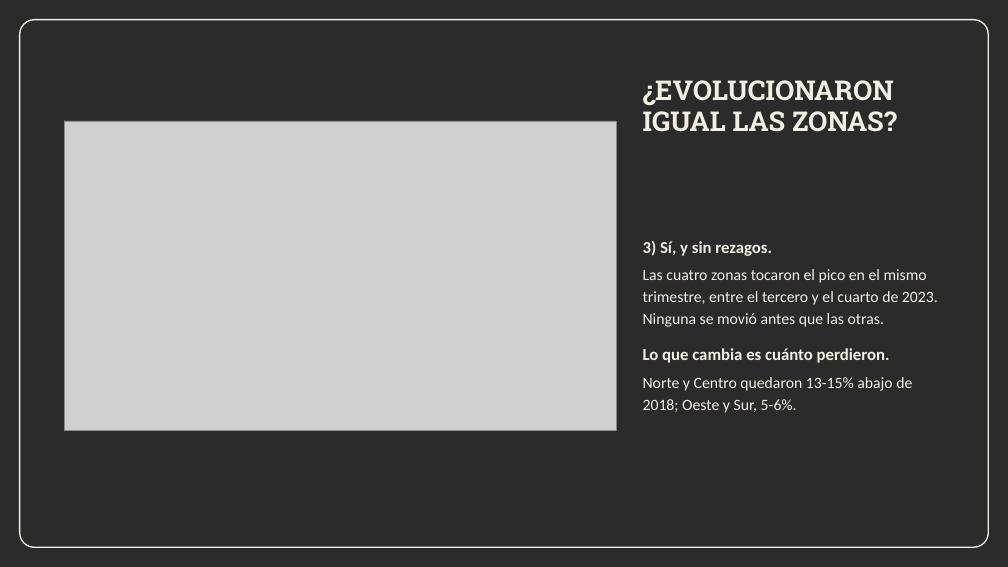
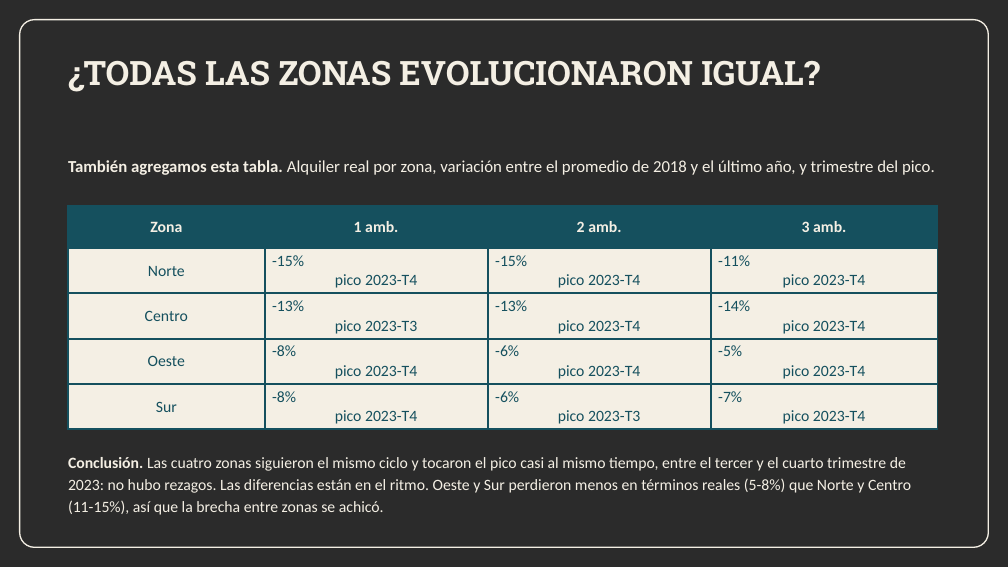
Before and after one commit to n4chogarcia-eng/tp_alquileres_caba, a slide deck: slide 3 of TP_instancia2_alquileres_CABA.pptx. Drawn at 1008x567 pixels with LibreOffice and Linux fonts; fonts in the diff are those of the drawing; grey boxes stand for pictures; background and template pictures are left out; a plain dark background stands for a picture behind light text. Boxes give left, top, right and bottom in pixels: in the first picture for what was removed or moved away, otherwise in the second. Text is boxed around its words. In the diff, an @@ line names an element or a change of style, - is before the commit and + after.

Commit message:
Correcciones de la instancia 1: reproduzco las dos tablas tal como las entregamos

```diff
--- a/TP_instancia2_alquileres_CABA.pptx
+++ b/TP_instancia2_alquileres_CABA.pptx
@@ text added at <box>68,60,820,92</box>, 32 pt, text #F4EFE4, bold @@
+¿TODAS LAS ZONAS EVOLUCIONARON IGUAL?
@@ text removed at <box>643,80,897,132</box> @@
-¿EVOLUCIONARON IGUAL LAS ZONAS?
@@ picture removed at <box>64,121,616,430</box> @@
@@ text added at <box>68,160,935,175</box>, 16 pt, text #F4EFE4 @@
+También agregamos esta tabla. Alquiler real por zona, variación entre el promedio de 2018 y el último año, y trimestre del pico.
@@ table added at <box>68,206,938,430</box>, 5 rows, 4 columns @@
+Zona | 1 amb. | 2 amb. | 3 amb.
+Norte | -15% pico 2023-T4 | -15% pico 2023-T4 | -11% pico 2023-T4
+Centro | -13% pico 2023-T3 | -13% pico 2023-T4 | -14% pico 2023-T4
+Oeste | -8% pico 2023-T4 | -6% pico 2023-T4 | -5% pico 2023-T4
+Sur | -8% pico 2023-T4 | -6% pico 2023-T3 | -7% pico 2023-T4
@@ text removed at <box>643,241,938,413</box> @@
-3) Sí, y sin rezagos.
-Las cuatro zonas tocaron el pico en el mismo trimestre, entre el tercero y el cuarto de 2023. Ninguna se movió antes que las otras.
-Lo que cambia es cuánto perdieron.
-Norte y Centro quedaron 13-15% abajo de 2018; Oeste y Sur, 5-6%.
@@ text added at <box>68,457,911,515</box>, 15 pt, text #F4EFE4 @@
+Conclusión. Las cuatro zonas siguieron el mismo ciclo y tocaron el pico casi al mismo tiempo, entre el tercer y el cuarto trimestre de 2023: no hubo rezagos. Las diferencias están en el ritmo. Oeste y Sur perdieron menos en términos reales (5-8%) que Norte y Centro (11-15%), así que la brecha entre zonas se achicó.
```
Also in this commit, not shown: 1 slide added, 1 slide removed, 5 other files.
